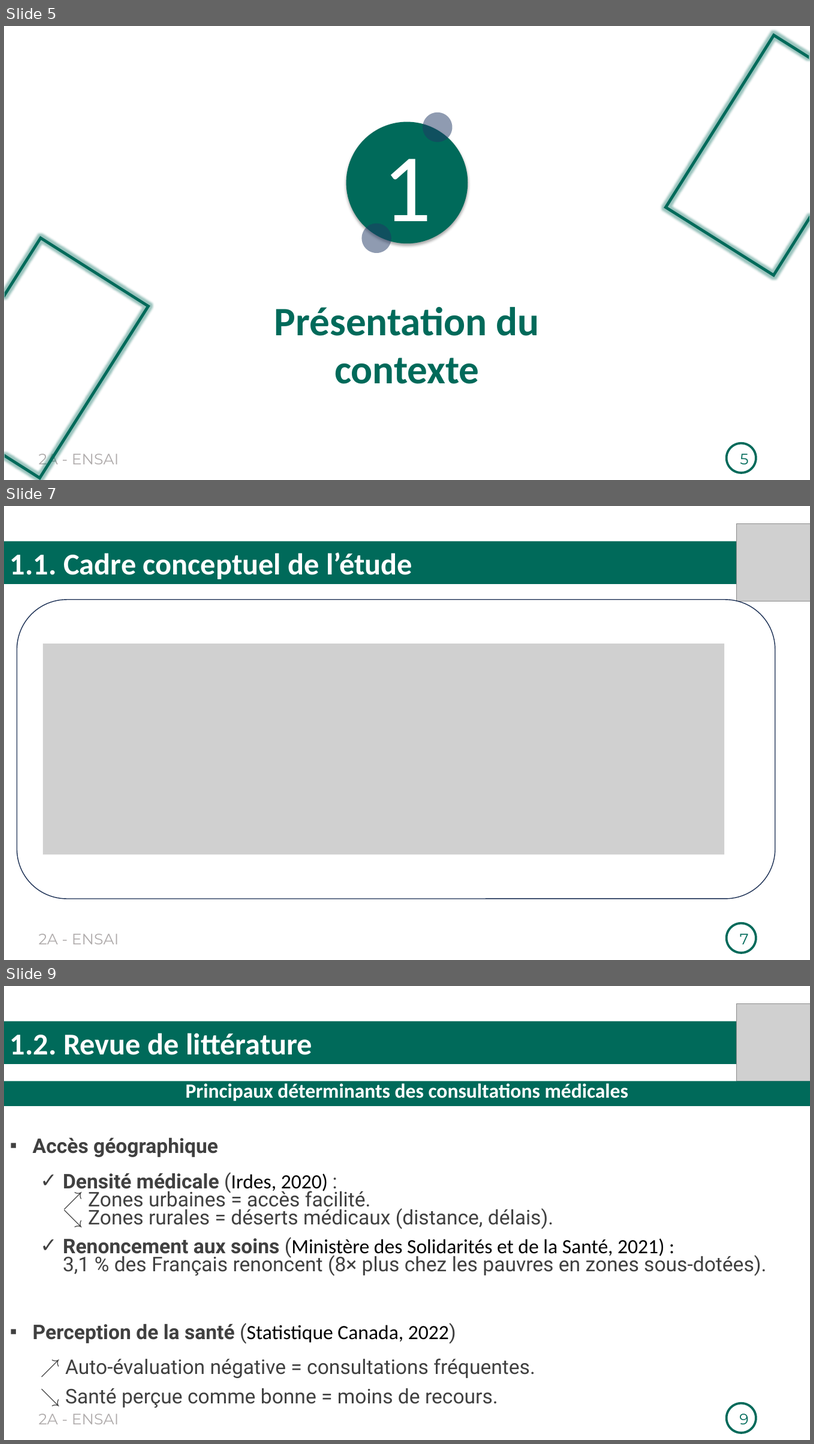
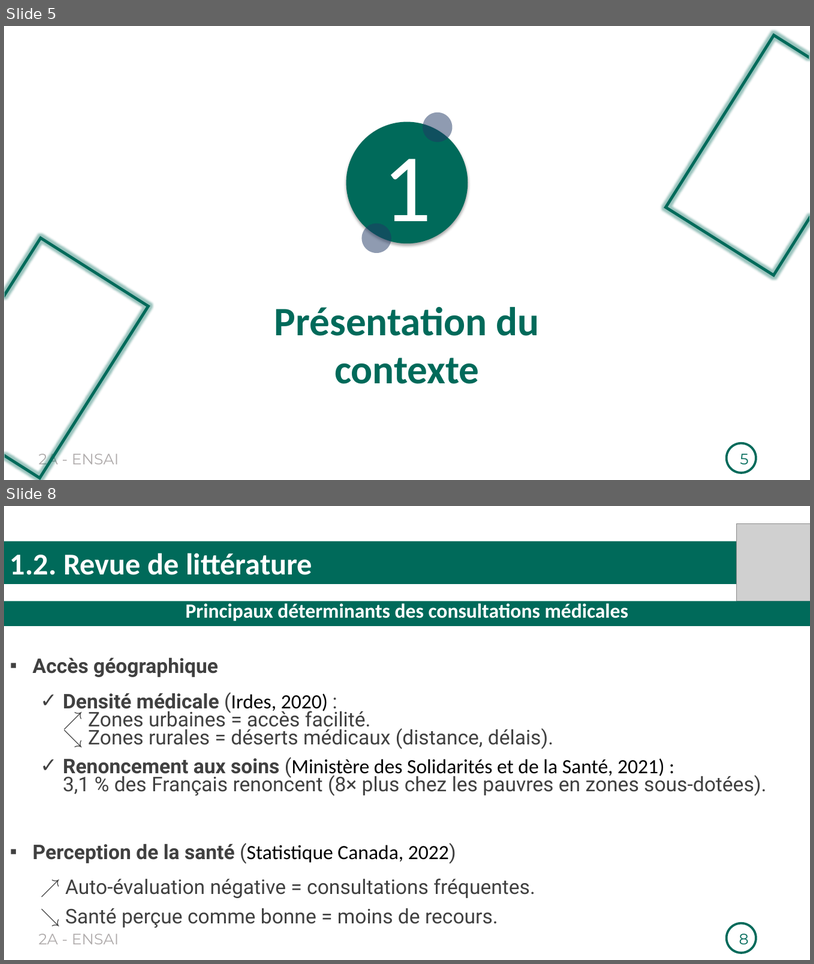
Before and after one commit to Richard-GOZAN/Projet-Stat-2A-Ensai, a slide deck: Présentation/Soutenance_Groupe25.pptx. Shown one above the other, each under a label of ours: slides 5, 7 and 9 before the commit, slides 5 and 8 after it; the slides between them are not shown. The pictures are 814x1444 and 814x964 pixels, drawn with LibreOffice and Linux fonts; fonts in the diff are those of the drawing; grey boxes stand for pictures. Boxes give left, top, right and bottom in pixels: in the first picture for what was removed or moved away, otherwise in the second. Text is boxed around its words. In the diff, an @@ line names an element or a change of style, - is before the commit and + after.

```diff
--- a/Présentation/Soutenance_Groupe25.pptx
+++ b/Présentation/Soutenance_Groupe25.pptx
@@ slide 7 removed at box(4, 506, 810, 960), background #FFFFFF; not listed: 2 template elements that a slide beside it also shows @@
@@ picture removed at box(737, 523, 810, 601) @@
@@ rectangle removed at box(4, 541, 810, 584) @@
-1.1. Cadre conceptuel de l’étude
@@ rounded rectangle removed at box(17, 600, 776, 898) @@
@@ picture removed at box(43, 643, 725, 855) @@
@@ page number removed at box(740, 933, 749, 944) @@
-7
@@ what was slide 9 is now slide 8 @@
@@ page number at box(740, 933, 749, 944): text changed @@
-9
+8
```
Also in this commit, not shown: 8 slides changed, 2 other slides removed.
